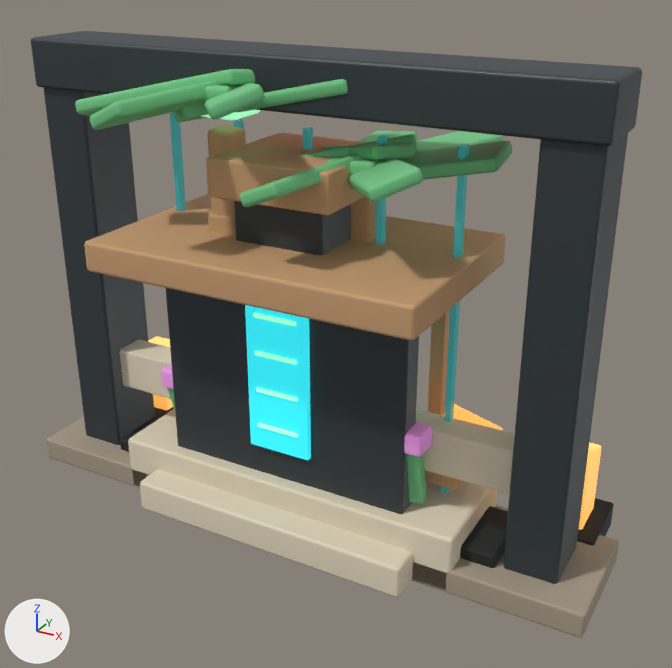
Two versions of the glTF model play/game-assets/polish-props.glb, one commit apart.
Both versions are drawn from a 50 mm lens placed at (4.0, -6.69, 5.26), pointed at (0.3, 0.04, 1.9). Every picture has the same lights, and +X, +Y and +Z are marked at lower left. The picture after the commit comes second. Where no turn or scale is listed for an object, it has been applied to the vertices.

The older version as bpy lines, for what is in view:
```python
me_cube_030 = bpy.data.meshes.new('Cube.030')
me_cube_030.from_pydata(...)  # 56 vertices, 108 faces; spans x -0.31..0.31, y -0.03..0.03, z -0.86..0.86
me_cube_030.materials.append(mat_polish_terminal_screen)  # cyan #38d7e5, glowing cyan #23c0cd
me_cube_037 = bpy.data.meshes.new('Cube.037')
me_cube_037.from_pydata(...)  # 56 vertices, 108 faces; spans x -0.36..0.36, y -0.36..0.36, z -0.18..0.18
me_cube_037.materials.append(mat_polish_tire_rubber)  # black #1d1f21
me_cube_052 = bpy.data.meshes.new('Cube.052')
me_cube_052.from_pydata(...)  # 56 vertices, 108 faces; spans x -0.84..0.84, y -0.21..0.21, z -0.27..0.27
me_cube_052.materials.append(mat_polish_palm_leaf)  # green #76c889
ob_palm_0_leaf_0 = bpy.data.objects.new('Palm_0_Leaf_0', me_cube_052)
ob_palm_0_leaf_0.location = (-0.21, -0.18, 4.0)
ob_roadbarrier_rightfoot = bpy.data.objects.new('RoadBarrier_RightFoot', me_cube_037)
ob_roadbarrier_rightfoot.location = (1.7, 0.0, 0.18)
ob_terminalpillar_screen_1 = bpy.data.objects.new('TerminalPillar_Screen_1', me_cube_030)
ob_terminalpillar_screen_1.location = (0.0, -0.46, 1.72)
# also in view: 'InfoKiosk_BackWall' at (0.0, -0.32, 1.42); 'Palm_1_Trunk_4' at (0.49, 0.2, 2.86); 'Palm_0_Leaf_3' at (-0.97, -0.35, 4.0); 'InfoKiosk_Roof' at (0.0, -0.1, 2.66); 'Palm_1_Leaf_2' at (0.39, -0.19, 3.45)
```
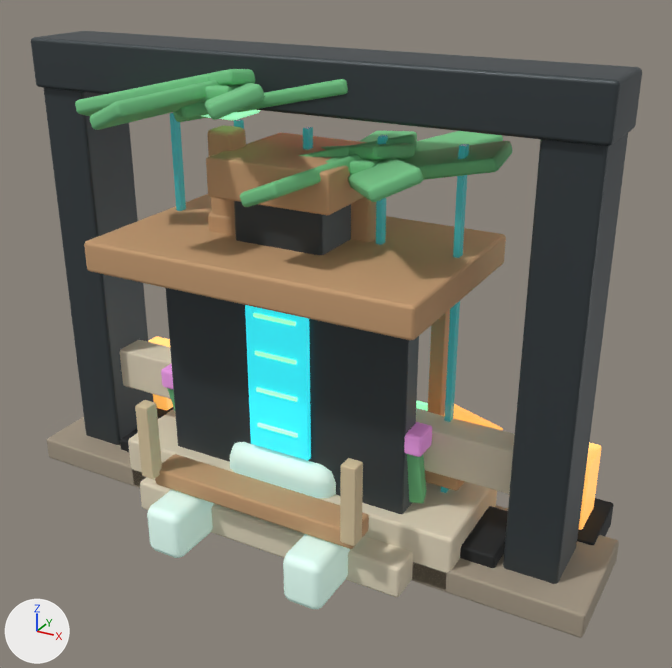
What differs and where, as boxes [x1, y1, x2, y2] in the pictures (672 x 668 px):
'DockFloat_Plank.002', added (brown)
    after: [155, 454, 369, 549]
'DockFloat_PontoonRight', added
    after: [283, 534, 350, 609]
'ShoreBuoy_Float', added
    after: [230, 442, 336, 498]
'DockFloat_PontoonLeft', added
    after: [147, 490, 214, 558]
'DockFloat_RopePost.001', added (beige)
    after: [340, 458, 363, 546]
'DockFloat_RopePost', added (beige)
    after: [135, 400, 162, 479]
'DockFloat_GlowStrip', added (mostly hidden)
    after: [416, 401, 428, 411]

The change, as a diff of the scene's bpy script:
```diff
--- a/play/game-assets/polish-props.glb.py
+++ b/play/game-assets/polish-props.glb.py
@@ ob_dockfloat_ropepost_001 @@
+ob_dockfloat_ropepost_001 = bpy.data.objects.new('DockFloat_RopePost.001', me_cube_105)  # 56 vertices, 108 faces; spans x -0.07..0.07, y -0.07..0.07, z -0.37..0.37; in mat_polish_salt_rope (beige #ddc8a2)
+ob_dockfloat_ropepost_001.location = (1.04, -1.04, 0.98)
@@ ob_dockfloat_ropepost @@
+ob_dockfloat_ropepost = bpy.data.objects.new('DockFloat_RopePost', me_cube_104)  # 56 vertices, 108 faces; spans x -0.07..0.07, y -0.07..0.07, z -0.37..0.37; in mat_polish_salt_rope (beige #ddc8a2)
+ob_dockfloat_ropepost.location = (-1.04, -1.04, 0.98)
@@ ob_dockfloat_pontoonright @@
+ob_dockfloat_pontoonright = bpy.data.objects.new('DockFloat_PontoonRight', me_cube_099)  # 56 vertices, 108 faces; spans x -0.19..0.19, y -1.35..1.35, z -0.24..0.24; in mat_polish_seafoam_white (white #eafff8)
+ob_dockfloat_pontoonright.location = (0.72, 0.0, 0.24)
@@ ob_dockfloat_pontoonleft @@
+ob_dockfloat_pontoonleft = bpy.data.objects.new('DockFloat_PontoonLeft', me_cube_098)  # 56 vertices, 108 faces; spans x -0.19..0.19, y -1.35..1.35, z -0.24..0.24; in mat_polish_seafoam_white (white #eafff8)
+ob_dockfloat_pontoonleft.location = (-0.72, 0.0, 0.24)
@@ ob_dockfloat_plank_002 @@
+ob_dockfloat_plank_002 = bpy.data.objects.new('DockFloat_Plank.002', me_cube_102)  # 56 vertices, 108 faces; spans x -1.04..1.04, y -0.16..0.16, z -0.09..0.09; in mat_polish_sunlit_wood (brown #c89e73)
+ob_dockfloat_plank_002.location = (0.0, -0.86, 0.58)
@@ ob_dockfloat_glowstrip @@
+ob_dockfloat_glowstrip = bpy.data.objects.new('DockFloat_GlowStrip', me_cube_103)  # 56 vertices, 108 faces; spans x -0.86..0.86, y -0.03..0.03, z -0.03..0.03; in mat_polish_mint_light (green #b1ffda, glowing green #86e3a5)
+ob_dockfloat_glowstrip.location = (0.0, 1.18, 0.74)
@@ ob_shorebuoy_float @@
+ob_shorebuoy_float = bpy.data.objects.new('ShoreBuoy_Float', me_cube_091)  # 56 vertices, 108 faces; spans x -0.575..0.575, y -0.575..0.575, z -0.42..0.42; in mat_polish_seafoam_white (white #eafff8)
+ob_shorebuoy_float.location = (0.0, 0.0, 0.42)
```
